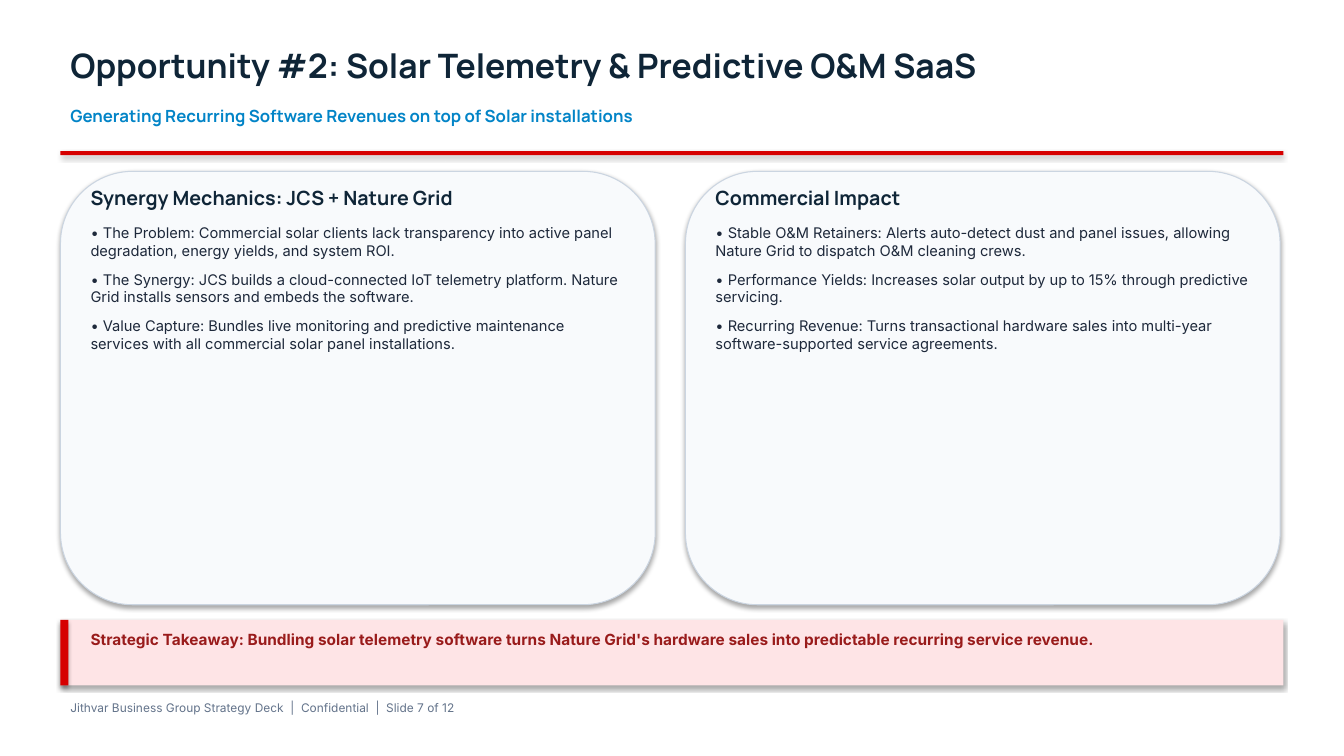
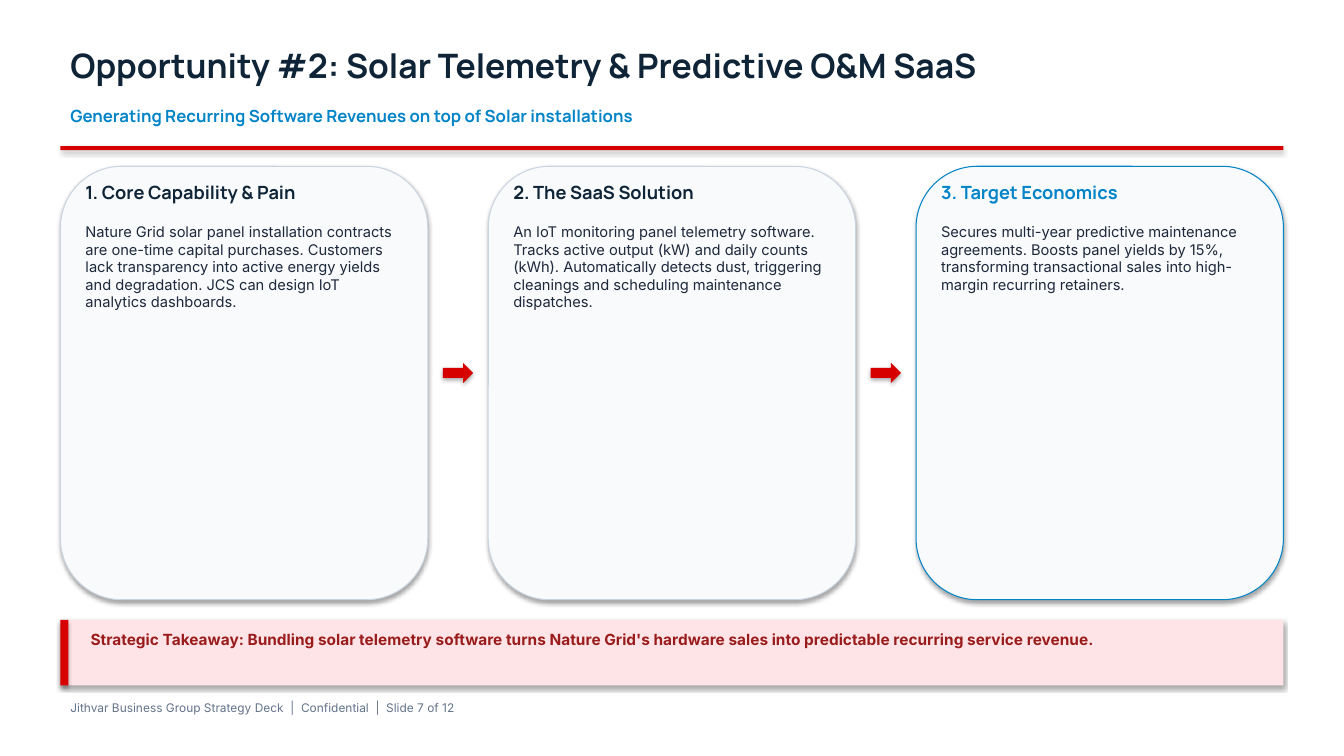
Before and after one commit to parikhniket655/JGB, a slide deck: slide 7 of documents/1_pitch_deck.pptx. Drawn at 1344x756 pixels with LibreOffice and Linux fonts; fonts in the diff are those of the drawing. Boxes give left, top, right and bottom in pixels: in the first picture for what was removed or moved away, otherwise in the second. Text is boxed around its words. In the diff, an @@ line names an element or a change of style, - is before the commit and + after.

```diff
--- a/documents/1_pitch_deck.pptx
+++ b/documents/1_pitch_deck.pptx
@@ rectangle: place and size @@
-rectangle at box(60, 151, 1284, 155)
+rectangle at box(60, 146, 1284, 150)
@@ rounded rectangle: place and size @@
-rounded rectangle at box(60, 171, 655, 605)
+rounded rectangle at box(60, 166, 427, 600)
@@ rounded rectangle: place and size @@
-rounded rectangle at box(686, 171, 1280, 605)
+rounded rectangle at box(488, 166, 855, 600)
@@ rounded rectangle added at box(917, 166, 1284, 600), fill #F8FAFC, outline #0284C7 0.75 pt @@
@@ text added at box(85, 185, 392, 310), 10.5 pt, text #1E293B @@
+1. Core Capability & Pain
+Nature Grid solar panel installation contracts are one-time capital purchases. Customers lack transparency into active energy yields and degradation. JCS can design IoT analytics dashboards.
@@ text removed at box(91, 190, 617, 352) @@
-Synergy Mechanics: JCS + Nature Grid
-• The Problem: Commercial solar clients lack transparency into active panel degradation, energy yields, and system ROI.
-• The Synergy: JCS builds a cloud-connected IoT telemetry platform. Nature Grid installs sensors and embeds the software.
-• Value Capture: Bundles live monitoring and predictive maintenance services with all commercial solar panel installations.
@@ text added at box(513, 185, 822, 310), 10.5 pt, text #1E293B @@
+2. The SaaS Solution
+An IoT monitoring panel telemetry software. Tracks active output (kW) and daily counts (kWh). Automatically detects dust, triggering cleanings and scheduling maintenance dispatches.
@@ text removed at box(715, 190, 1248, 352) @@
-Commercial Impact
-• Stable O&M Retainers: Alerts auto-detect dust and panel issues, allowing Nature Grid to dispatch O&M cleaning crews.
-• Performance Yields: Increases solar output by up to 15% through predictive servicing.
-• Recurring Revenue: Turns transactional hardware sales into multi-year software-supported service agreements.
@@ text added at box(941, 185, 1237, 293), 10.5 pt, text #1E293B @@
+3. Target Economics
+Secures multi-year predictive maintenance agreements. Boosts panel yields by 15%, transforming transactional sales into high-margin recurring retainers.
@@ right arrow added at box(443, 363, 473, 383), fill #D60000 @@
@@ right arrow added at box(871, 363, 901, 383), fill #D60000 @@
```
Also in this commit, not shown: 11 other slides changed, 1 other file.
